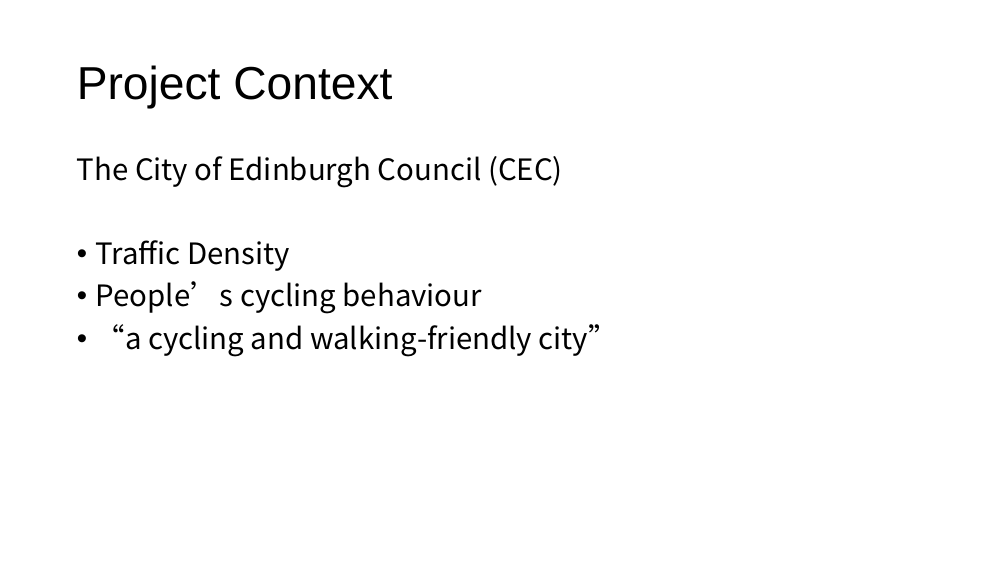
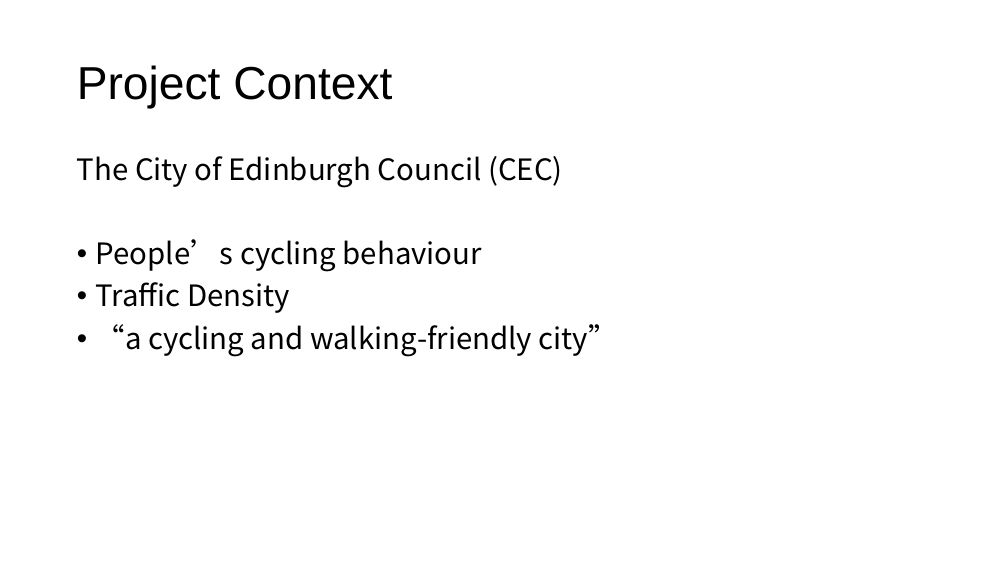
Before and after one commit to YaoTong9190/Bicycling, a slide deck: slide 2 of cycling data presentation.pptx. Drawn at 1008x567 pixels with LibreOffice and Linux fonts; fonts in the diff are those of the drawing. Boxes give left, top, right and bottom in pixels: in the first picture for what was removed or moved away, otherwise in the second. Text is boxed around its words. In the diff, an @@ line names an element or a change of style, - is before the commit and + after.

```diff
--- a/cycling data presentation.pptx
+++ b/cycling data presentation.pptx
@@ text at <box>96,239,482,272</box>: paragraph added @@
+• People’s cycling behaviour
@@ text at <box>96,281,482,314</box>: paragraph removed @@
-• People’s cycling behaviour
```
Also in this commit, not shown: 2 other slides changed, 1 other file.
